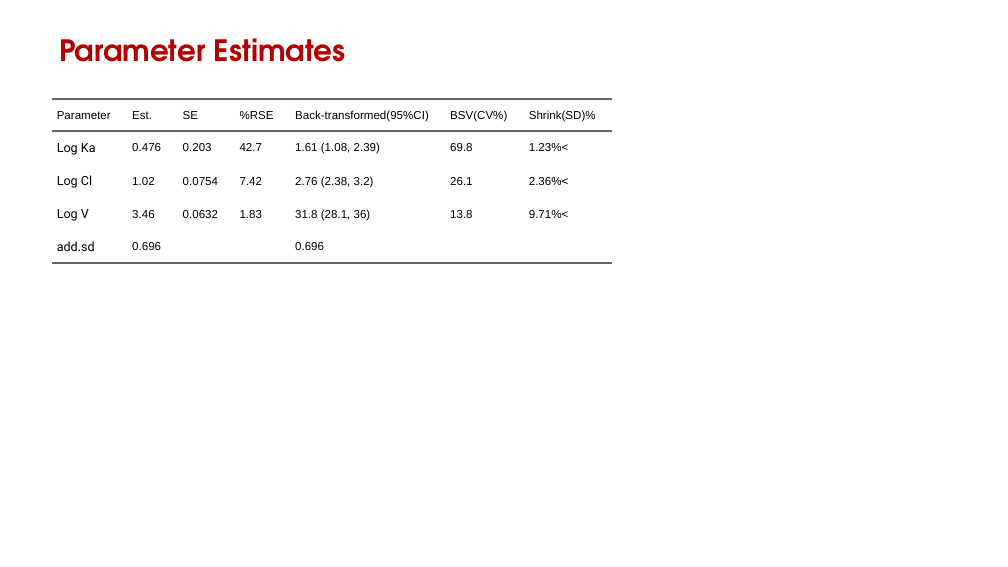
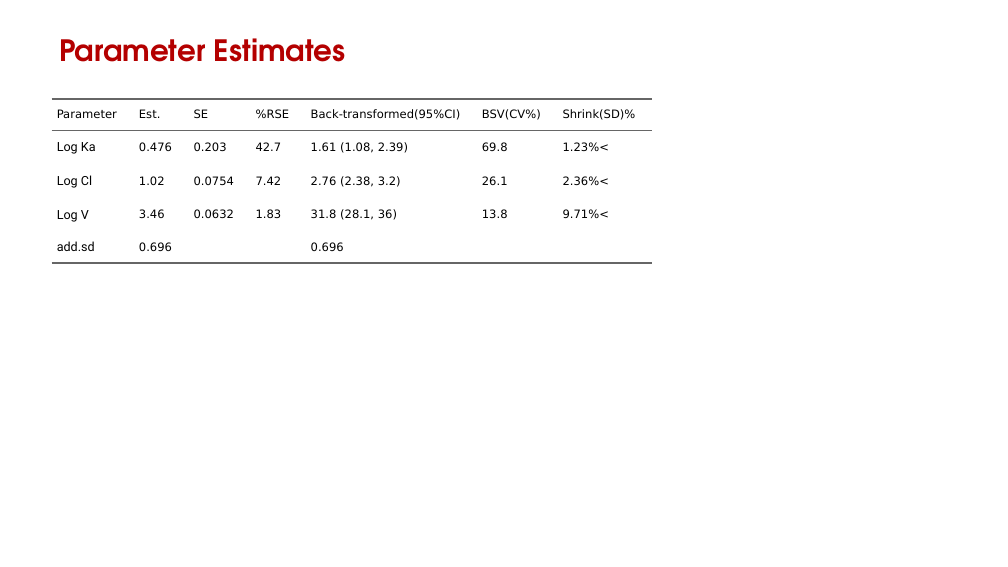
Before and after one commit to nlmixr2/blog, a slide deck: slide 1 of content/blog/2022-12-07-automated-reporting-of-nlmixr2-fit-results-in-word-and-powerpoint/report.pptx. Drawn at 1008x567 pixels with LibreOffice and Linux fonts; fonts in the diff are those of the drawing; background and template pictures are left out. Boxes give left, top, right and bottom in pixels: in the first picture for what was removed or moved away, otherwise in the second. Text is boxed around its words. In the diff, an @@ line names an element or a change of style, - is before the commit and + after.

```diff
--- a/content/blog/2022-12-07-automated-reporting-of-nlmixr2-fit-results-in-word-and-powerpoint/report.pptx
+++ b/content/blog/2022-12-07-automated-reporting-of-nlmixr2-fit-results-in-word-and-powerpoint/report.pptx
@@ table at <box>51,99,652,528</box> @@
@@ font Arial to DejaVu Sans @@
@@ borders changed @@
@@ table: place and size @@
-table at <box>51,99,613,528</box>
+table at <box>51,99,652,528</box>
```
Also in this commit, not shown: 28 other files.
